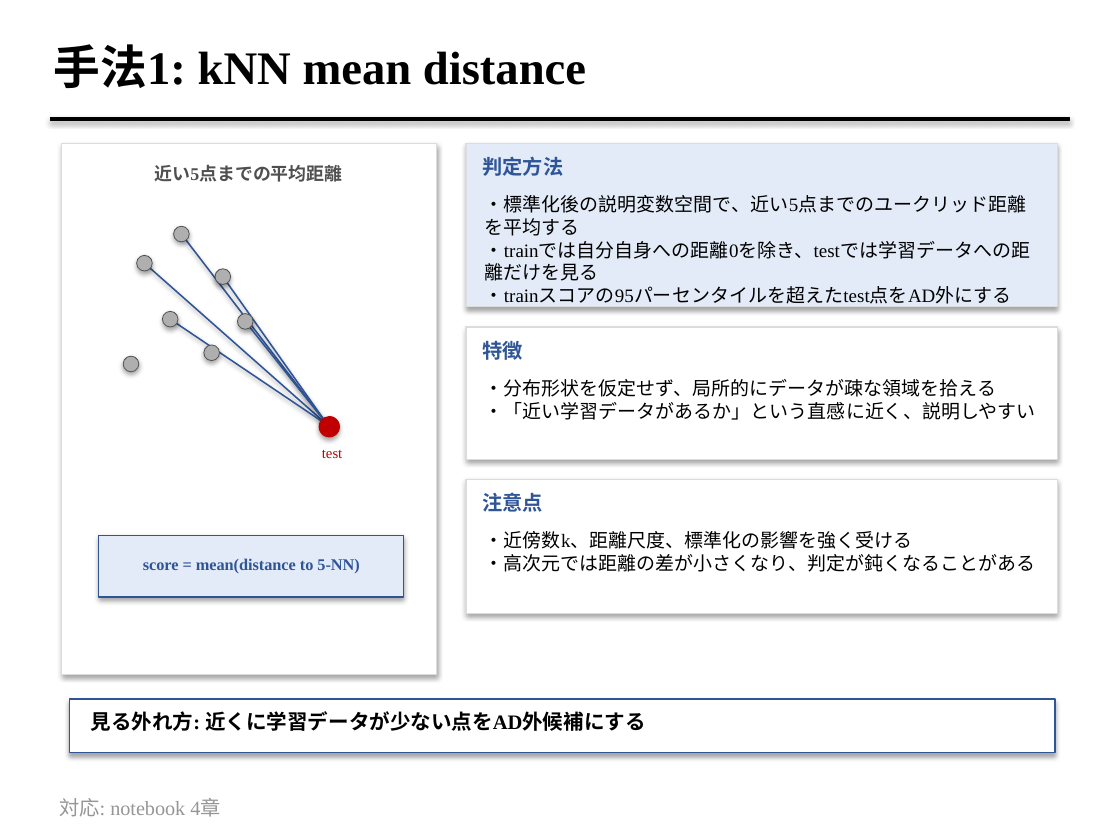
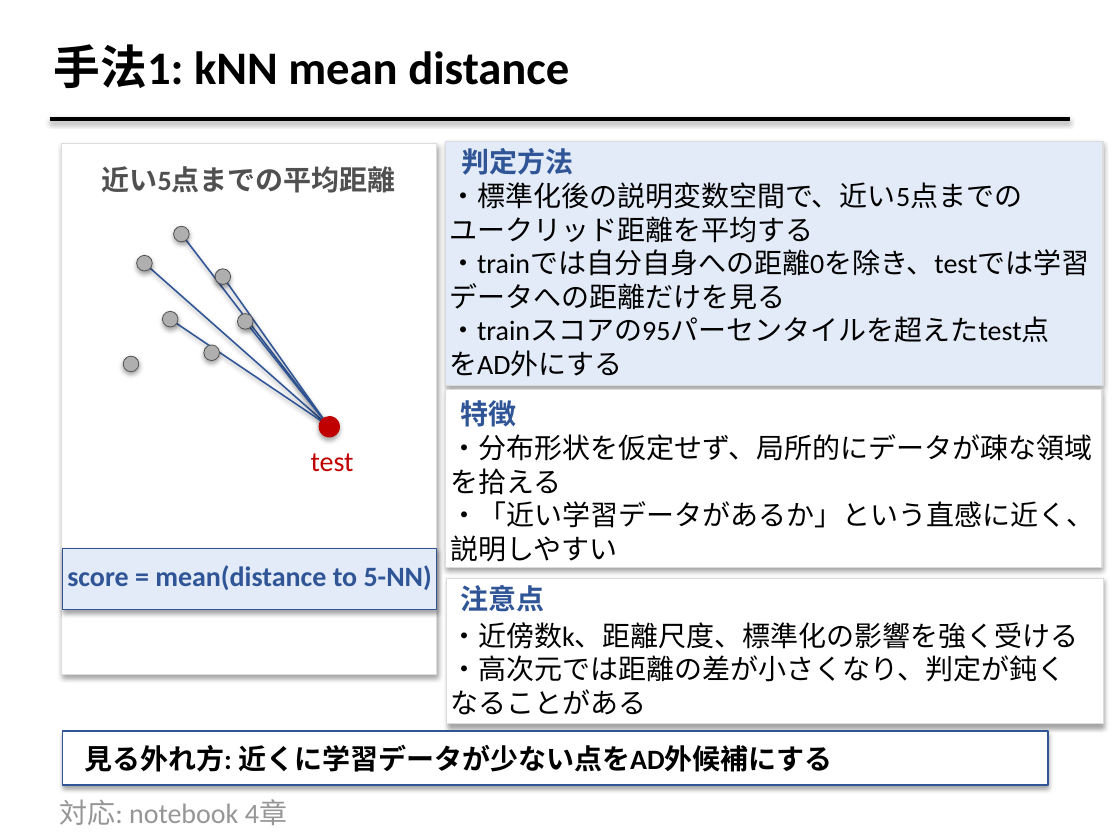
Before and after one commit to fukumoto-riku/python_seminar, a slide deck: slide 5 of lesson_7/applicability-domain_method-comparison_supplement_2026_07_07.pptx. Drawn at 1120x840 pixels with LibreOffice and Linux fonts; fonts in the diff are those of the drawing. Boxes give left, top, right and bottom in pixels: in the first picture for what was removed or moved away, otherwise in the second. Text is boxed around its words. In the diff, an @@ line names an element or a change of style, - is before the commit and + after.

Commit message:
fix slides

```diff
--- a/lesson_7/applicability-domain_method-comparison_supplement_2026_07_07.pptx
+++ b/lesson_7/applicability-domain_method-comparison_supplement_2026_07_07.pptx
@@ text "手法1: kNN mean distance" at (54,44,569,88): font Times New Roman to Calibri @@
@@ rectangle: place and size @@
-rectangle at (466,143,1057,307)
+rectangle at (446,141,1103,385)
@@ text "判定方法": place and size @@
-text "判定方法" at (483,156,564,176)
+text "判定方法" at (461,148,573,175)
@@ text "近い5点までの平均距離" at (102,166,396,193): size 11.5 to 18 pt, font Times New Roman to Calibri @@
@@ text "・標準化後の説明変数空間で、近い5点までの": place and size @@
-text "・標準化後の説明変数空間で、近い5点までの" at (485,195,1030,308)
+text "・標準化後の説明変数空間で、近い5点までの" at (449,182,1089,377)
@@ text at (449,182,1022,243): text changed; size 12.2 to 18 pt; font Times New Roman to Calibri @@
-・標準化後の説明変数空間で、近い5点までのユークリッド距離を平均する
+・標準化後の説明変数空間で、近い5点までの
+ユークリッド距離を平均する
@@ text at (449,249,1089,276): size 12.2 to 18 pt, font Times New Roman to Calibri in "・trainでは自分自身への距離0を除き、testでは学習データへの距離だけを見る" @@
@@ text at (449,316,1050,377): text changed; size 12.2 to 18 pt; font Times New Roman to Calibri @@
-・trainスコアの95パーセンタイルを超えたtest点をAD外にする
+・trainスコアの95パーセンタイルを超えたtest点
+をAD外にする
@@ rectangle: place and size @@
-rectangle at (466,327,1057,459)
+rectangle at (446,390,1102,568)
@@ text "特徴": place and size @@
-text "特徴" at (483,341,523,360)
+text "特徴" at (460,400,516,427)
@@ text "test" at (311,453,354,472): size 9.5 to 18 pt, font Times New Roman to Calibri @@
@@ text "・分布形状を仮定せず、局所的にデータが疎な領域を拾える": place and size @@
-text "・分布形状を仮定せず、局所的にデータが疎な領域を拾える" at (485,379,1036,420)
+text "・分布形状を仮定せず、局所的にデータが疎な領域を拾える" at (450,434,1094,562)
@@ text "・分布形状を仮定せず、局所的にデータが疎な領域を拾える" at (450,434,1094,562): size 12.2 to 18 pt, font Times New Roman to Calibri @@
@@ text "score = mean(distance to 5-NN)": place and size @@
-text "score = mean(distance to 5-NN)" at (143,558,359,573)
+text "score = mean(distance to 5-NN)" at (67,565,432,590)
@@ text "score = mean(distance to 5-NN)" at (67,565,432,590): size 10.5 to 18 pt, font Times New Roman to Calibri @@
@@ rectangle: place and size @@
-rectangle at (99,535,403,597)
+rectangle at (63,548,437,609)
@@ rectangle: place and size @@
-rectangle at (466,479,1057,614)
+rectangle at (447,578,1103,724)
@@ size 13 to 18 pt, font Times New Roman to Calibri in 4 elements at (59,799,287,825), (461,148,573,175), (460,400,516,427), (460,585,544,612) @@
@@ text "注意点": place and size @@
-text "注意点" at (483,492,544,512)
+text "注意点" at (460,585,544,612)
@@ text "・近傍数k、距離尺度、標準化の影響を強く受ける": place and size @@
-text "・近傍数k、距離尺度、標準化の影響を強く受ける" at (485,531,1035,572)
+text "・近傍数k、距離尺度、標準化の影響を強く受ける" at (450,622,1079,715)
@@ text at (450,622,1079,649): size 12.2 to 18 pt, font Times New Roman to Calibri in "・近傍数k、距離尺度、標準化の影響を強く受ける" @@
@@ text at (450,655,1065,715): text changed; size 12.2 to 18 pt; font Times New Roman to Calibri @@
-・高次元では距離の差が小さくなり、判定が鈍くなることがある
+・高次元では距離の差が小さくなり、判定が鈍く
+なることがある
@@ rectangle: place and size @@
-rectangle at (69,699,1055,753)
+rectangle at (63,731,1048,785)
@@ text "見る外れ方: 近くに学習データが少ない点をAD外候補にする": place and size @@
-text "見る外れ方: 近くに学習データが少ない点をAD外候補にする" at (91,711,646,731)
+text "見る外れ方: 近くに学習データが少ない点をAD外候補にする" at (84,745,833,772)
@@ text "見る外れ方: 近くに学習データが少ない点をAD外候補にする" at (84,745,833,772): size 13.2 to 18 pt, font Times New Roman to Calibri @@
```
Also in this commit, not shown: 5 other slides changed.
